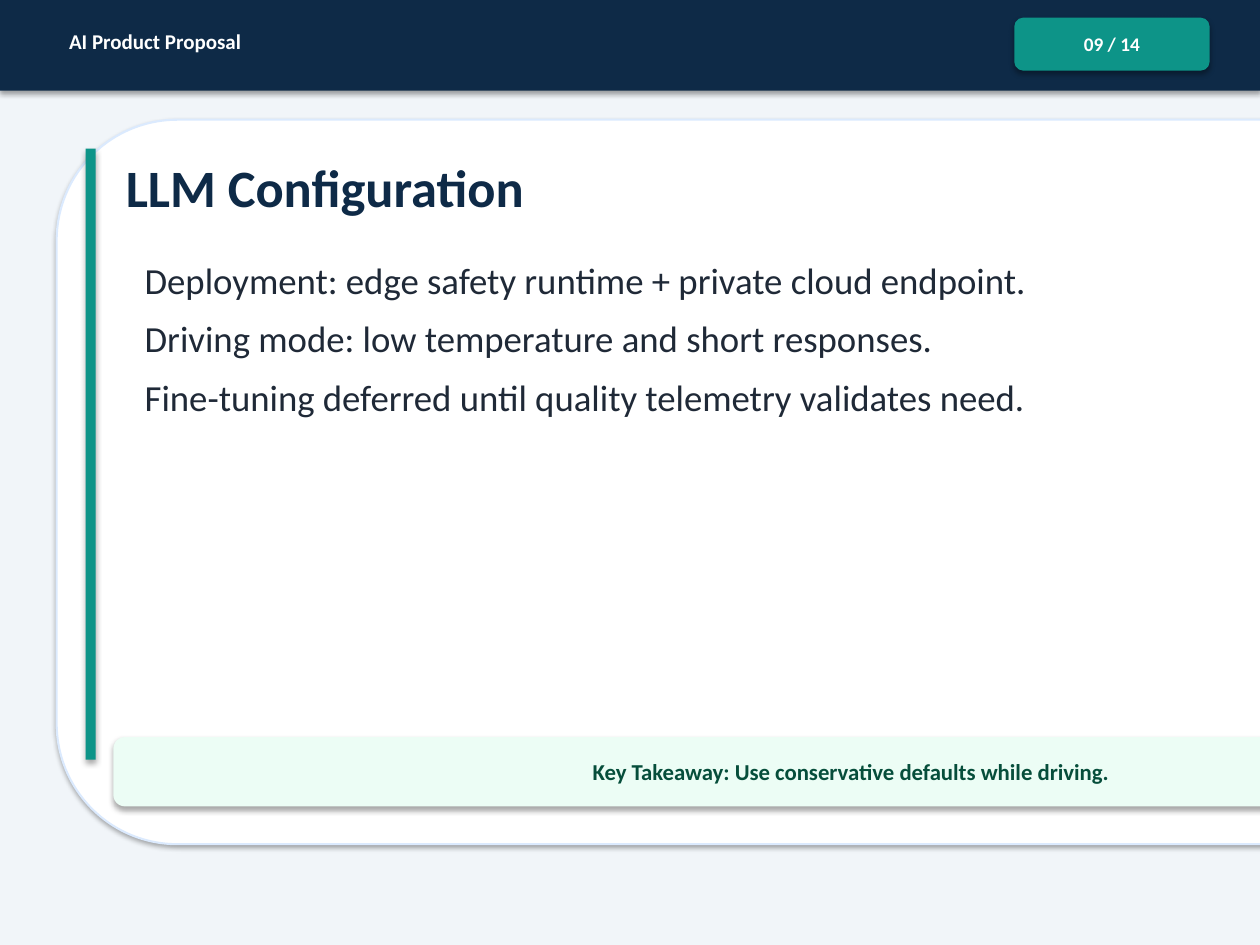
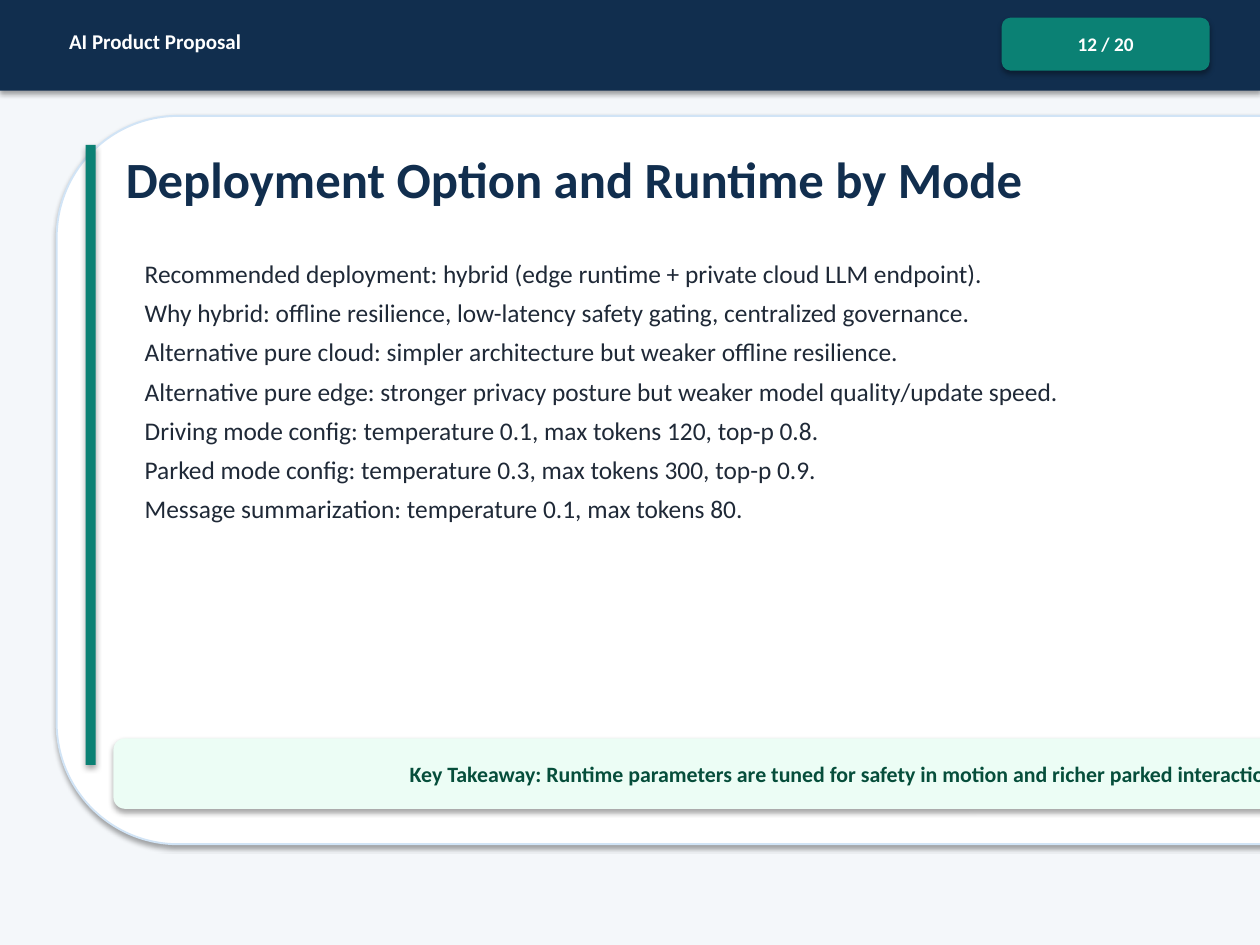
Before and after one commit to Zia-CRM-hub/AI-ProductManager, a slide deck: slide 12 of ProductManager_InnovativeBusinessSolutionWithLLM_Project/ProductManager_InnovativeBusinessSolutionWithLLM_Submission.pptx (slide 9 before the commit). Drawn at 1260x945 pixels with LibreOffice and Linux fonts; fonts in the diff are those of the drawing. Boxes give left, top, right and bottom in pixels: in the first picture for what was removed or moved away, otherwise in the second. Text is boxed around its words. In the diff, an @@ line names an element or a change of style, - is before the commit and + after.

```diff
--- a/ProductManager_InnovativeBusinessSolutionWithLLM_Project/ProductManager_InnovativeBusinessSolutionWithLLM_Submission.pptx
+++ b/ProductManager_InnovativeBusinessSolutionWithLLM_Project/ProductManager_InnovativeBusinessSolutionWithLLM_Submission.pptx
@@ rectangle at [0, 0, 1260, 945]: fill #F1F5F9 to #F4F7FA @@
@@ rectangle at [0, 0, 1260, 91]: fill #0E2A47 to #112E4E @@
@@ rounded rectangle "12 / 20" at [1002, 18, 1210, 71]: fill #0D9488 to #0B8174 @@
@@ rounded rectangle "12 / 20": place and size @@
-rounded rectangle "12 / 20" at [1014, 18, 1210, 71]
+rounded rectangle "12 / 20" at [1002, 18, 1210, 71]
@@ text in rounded rectangle at [1078, 38, 1133, 51]: text changed @@
-09 / 14
+12 / 20
@@ rounded rectangle: place and size @@
-rounded rectangle at [57, 120, 1260, 844]
+rounded rectangle at [57, 116, 1260, 844]
@@ rounded rectangle at [57, 116, 1260, 844]: outline #DBEAFE 1.2 pt to #D1E4F6 1.1 pt @@
@@ rectangle: place and size @@
-rectangle at [86, 149, 96, 760]
+rectangle at [86, 145, 96, 765]
@@ rectangle at [86, 145, 96, 765]: fill #0D9488 to #0B8174 @@
@@ text at [126, 162, 1022, 206]: text changed; size 30 to 29 pt; text colour #0E2A47 to #112E4E @@
-LLM Configuration
+Deployment Option and Runtime by Mode
@@ text at [145, 264, 1057, 523]: text changed; size 21 to 14.5 pt @@
-Deployment: edge safety runtime + private cloud endpoint.
-Driving mode: low temperature and short responses.
-Fine-tuning deferred until quality telemetry validates need.
+Recommended deployment: hybrid (edge runtime + private cloud LLM endpoint).
+Why hybrid: offline resilience, low-latency safety gating, centralized governance.
+Alternative pure cloud: simpler architecture but weaker offline resilience.
+Alternative pure edge: stronger privacy posture but weaker model quality/update speed.
+Driving mode config: temperature 0.1, max tokens 120, top-p 0.8.
+Parked mode config: temperature 0.3, max tokens 300, top-p 0.9.
+Message summarization: temperature 0.1, max tokens 80.
@@ text in rounded rectangle at [410, 766, 1173, 786]: text changed; size 13 to 12.5 pt @@
-Key Takeaway: Use conservative defaults while driving.
+Key Takeaway: Runtime parameters are tuned for safety in motion and richer parked interactions.
```
Also in this commit, not shown: 12 other slides changed, 7 slides added, 1 slide removed.
